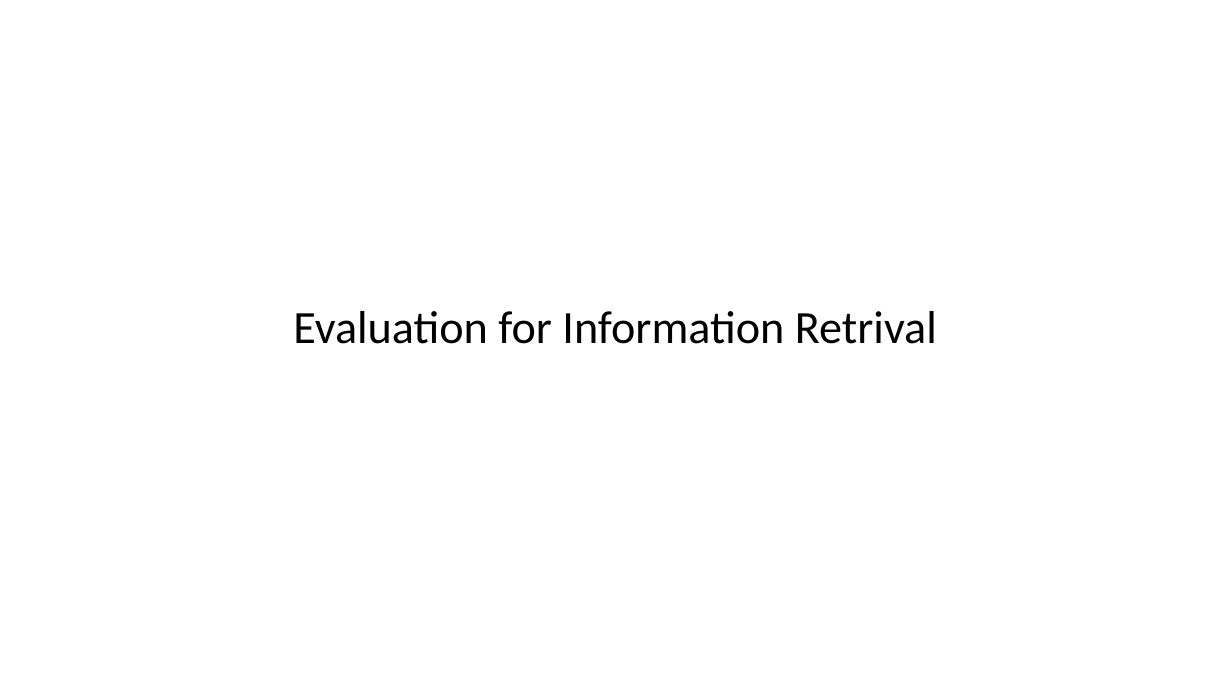
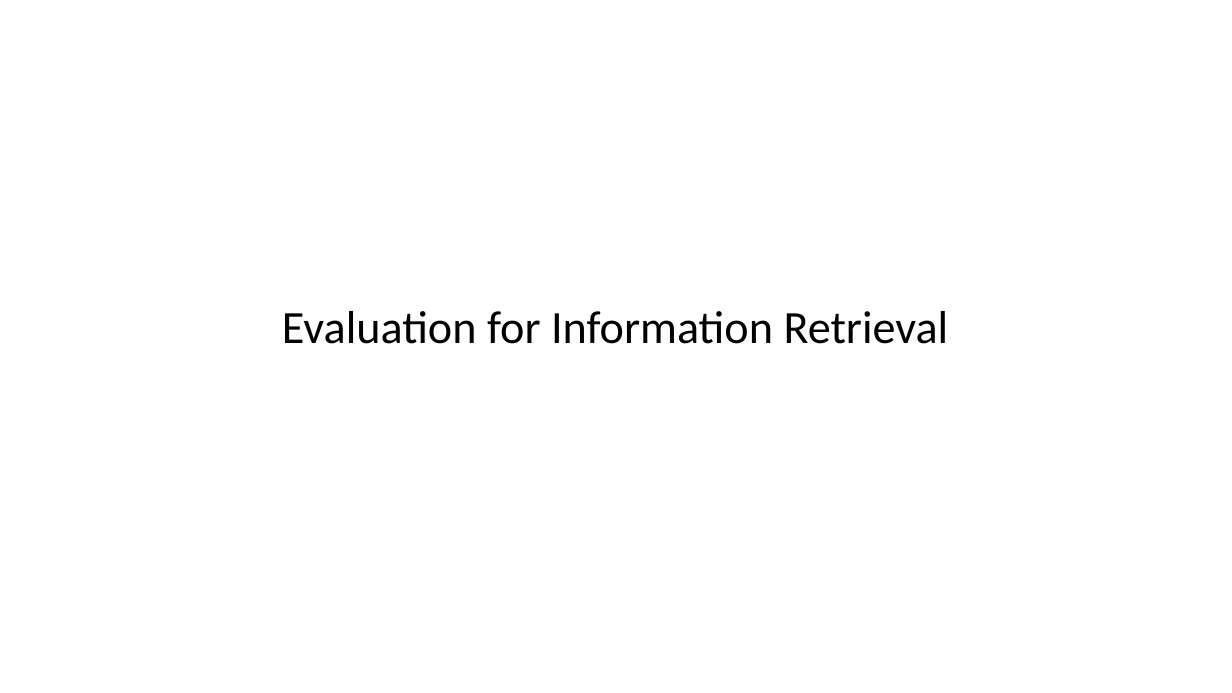
Before and after one commit to harelgabainew/school1, a slide deck: slide 13 of slides/6_InformationRetrivalSearch.pptx. Drawn at 1232x693 pixels with LibreOffice and Linux fonts; fonts in the diff are those of the drawing. Boxes give left, top, right and bottom in pixels: in the first picture for what was removed or moved away, otherwise in the second. Text is boxed around its words. In the diff, an @@ line names an element or a change of style, - is before the commit and + after.

Commit message:
Added slides on evaluation

```diff
--- a/slides/6_InformationRetrivalSearch.pptx
+++ b/slides/6_InformationRetrivalSearch.pptx
@@ title at (282,311,949,344): text changed @@
-Evaluation for Information Retrival
+Evaluation for Information Retrieval
```
Also in this commit, not shown: 4 other slides changed, 2 slides added.
